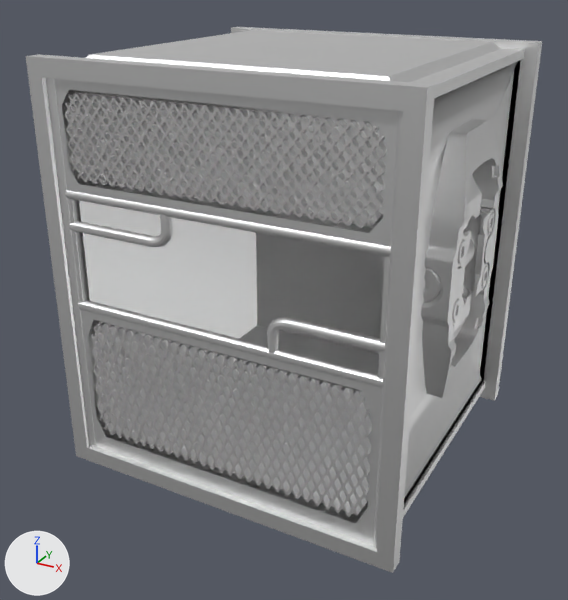
An edit to the FBX model Assets/Meshes/Environment/ModularKits/Encounter_001/Encounter_001_Elevator.fbx, drawn before and after from the same camera.
Both versions are drawn from a camera (50 mm lens) standing at (-144.39, -73.05, -4.28) and looking at (-147.98, -66.53, -7.55). The axes (+X, +Y, +Z) are drawn at lower left. The lights are the same throughout. Where no turn or scale is listed for an object, it has been applied to the vertices. Vertices at the same position are counted once.

The first picture shows 'Encounter_001_Elevator'.
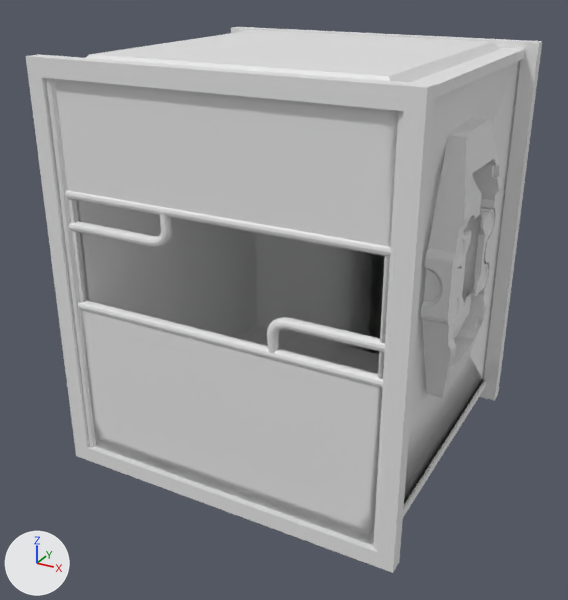
Location of each change, [x1, y1, x2, y2] in pixels of the pictures (568 x 600 px):
part 1 of me_encounter_001_elevator, deleted: before [65, 93, 494, 517]
part 2 of me_encounter_001_elevator, cut back: before [421, 119, 503, 398]; after [454, 210, 494, 332]

Patch to the scene script:
```diff
--- a/Assets/Meshes/Environment/ModularKits/Encounter_001/Encounter_001_Elevator.fbx.py
+++ b/Assets/Meshes/Environment/ModularKits/Encounter_001/Encounter_001_Elevator.fbx.py
@@ me_encounter_001_elevator @@
 # used by ob_encounter_001_elevator; location = (-147.89, -66.7, -6.9)
-me_encounter_001_elevator.from_pydata(...)  # 23200 vertices, 24430 faces; spans x -1.84..1.82, y -1.28..2.14, z -2.25..1.83
-me_encounter_001_elevator.materials.append(mat_mat_001)  # white #e7e7e7
-me_encounter_001_elevator.materials.append(mat_mat_001_001)  # white #e7e7e7
-me_encounter_001_elevator.materials.append(mat_sy_steel_mat)  # white #e7e7e7
+me_encounter_001_elevator.from_pydata(...)  # 2706 vertices, 1579 faces; spans x -1.84..1.82, y -1.28..2.14, z -2.25..1.83
+# me_encounter_001_elevator part 1: 60 loose pieces with 18104 vertices, spanning x -1.81..1.79, y -1.22..1.1, z -1.88..1.54, are deleted
+# me_encounter_001_elevator part 2: 6 vertices moved within x 1.61..1.78, y 0.78..0.85, z -0.57..0.61; 1187 vertices removed from x 1.55..1.81, y -0.33..1.11, z -1.24..1.27; 5 vertices added at x 1.61..1.71, y 0.14..0.79, z -0.58..0.61
```
